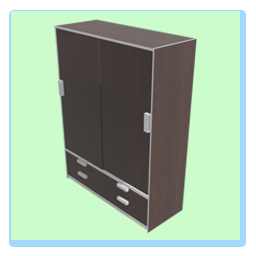
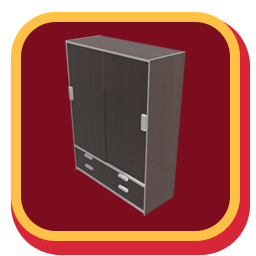
Layers edited between the first and the second 256px x 256px image:
painted on "Layer 4" over [54, 19, 197, 233]
removed layer "Rectangle 1" over [11, 11, 240, 240]
added layer "Rounded Rectangle 2" above "Layer 1" over [11, 12, 240, 241]
